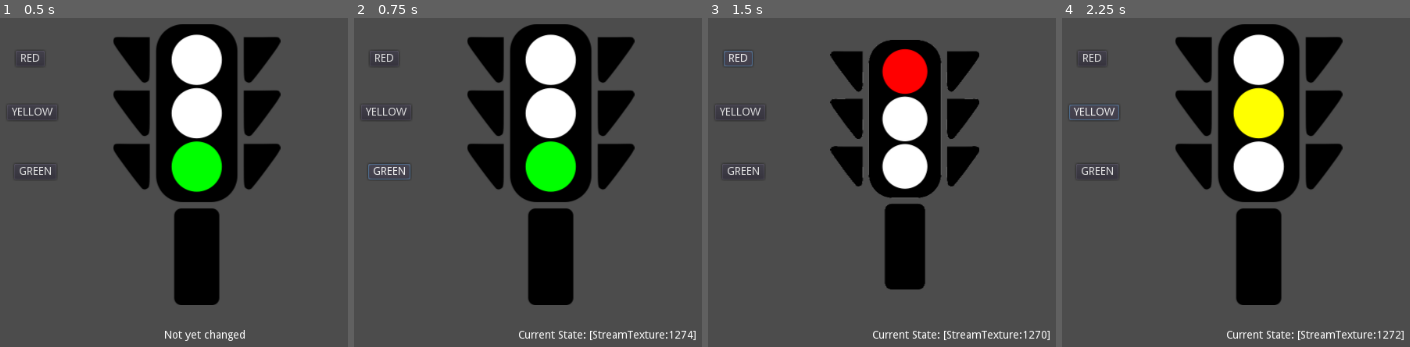
Above: before the commit, frames 1-4 (left to right).
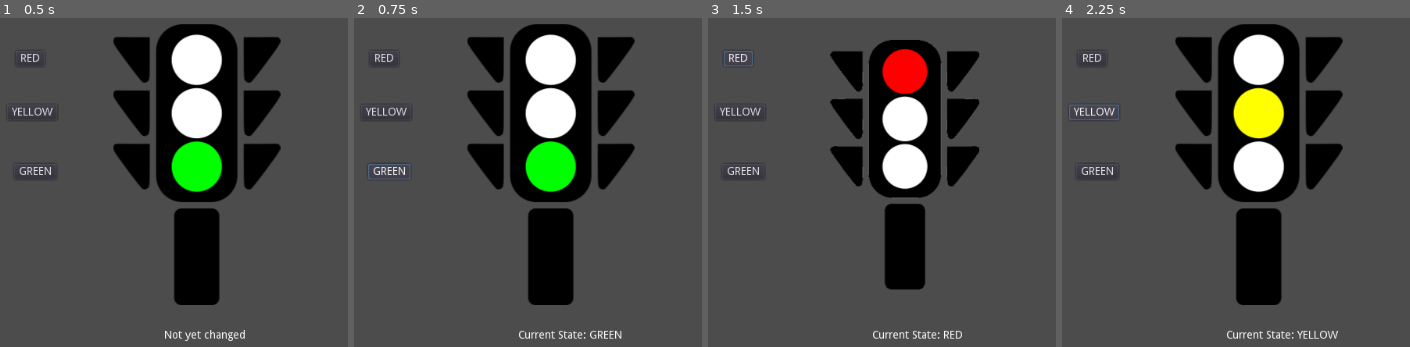
Above: after the commit, the same moments.

Repository: gumaciel/GodotStateMachine
Game: Godot game, scene res://main.tscn
Same seed, same stepped clock (60 frames per second), same inputs: the game is played once before the commit and once after it.
Inputs:
- Up to frame 1 (0.5 s): no input
- Up to frame 2 (0.75 s): click "GREEN" at 0.5 s
- Up to frame 3 (1.5 s): click "RED" at 1.25 s
- Up to frame 4 (2.25 s): click "YELLOW" at 2 s

Frame 1 is identical in both runs. In frame 2, 0.4% of the frame differs, in the area x 67-99%, y 95-98%; in frame 3, 0.4%; in frame 4, 0.4%.

Commit message:
Added name of state

Diff:
--- a/main.gd
+++ b/main.gd
@@ -9,5 +9,5 @@
 
 func _on_semaphore_currentState_changed():
 	print("_on_semaphore_currentState_changed")
-	get_node("current_state").set_text("Current State: " + str(get_node("semaphore").currentState))
+	get_node("current_state").set_text("Current State: " + str(get_node("semaphore").nameState))
 	pass # replace with function body
--- a/scenes/semaphore.gd
+++ b/scenes/semaphore.gd
@@ -8,6 +8,7 @@
 	"GREEN" : preload("res://images/semaforo-verde.png"),
 }
 var currentState setget setCurrentState
+var nameState setget setNameState
 
 func _init(initialState = STATES.GREEN):
 	currentState = initialState
@@ -22,15 +23,14 @@
 
 
 func _on_green_pressed():
+	self.nameState = "GREEN"
 	change_state(STATES.GREEN)
-
 func _on_yellow_pressed():
+	self.nameState = "YELLOW"
 	change_state(STATES.YELLOW)
-
 func _on_red_pressed():
+	self.nameState = "RED"
 	change_state(STATES.RED)
 
-
-
-func _on_semaphore_teste():
-	pass # replace with function body
+func setNameState(value):
+	nameState = value
